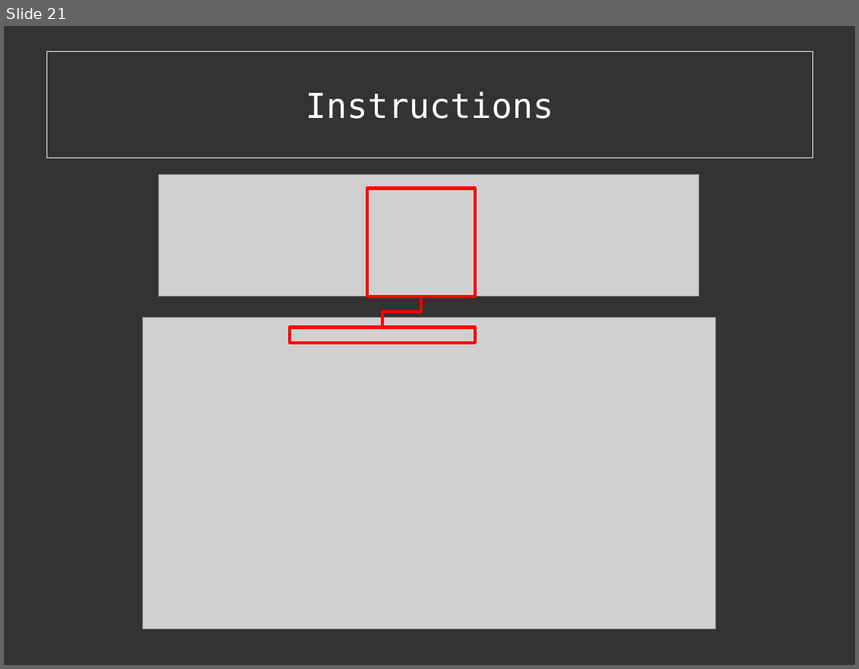
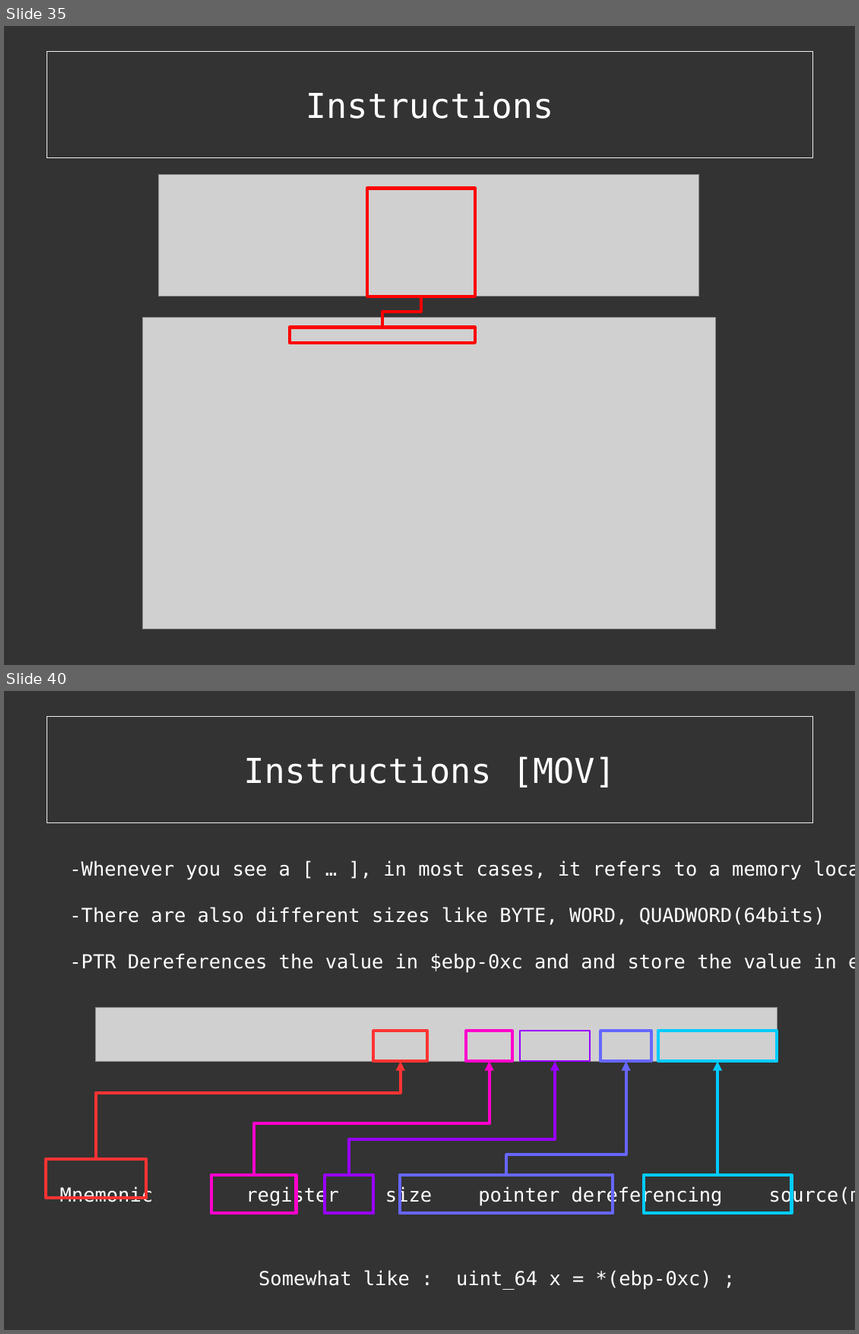
Before and after one commit to cExplr/Reversing_Basics, a slide deck: reversingBasics.odp. Shown one above the other, each under a label of ours: slide 21 before the commit, slides 35 and 40 after it; the slides between them are not shown. The pictures are 859x669 and 859x1334 pixels, drawn with LibreOffice and Linux fonts; fonts in the diff are those of the drawing; grey boxes stand for pictures. Boxes give left, top, right and bottom in pixels: in the first picture for what was removed or moved away, otherwise in the second. Text is boxed around its words. In the diff, an @@ line names an element or a change of style, - is before the commit and + after.

```diff
--- a/reversingBasics.odp
+++ b/reversingBasics.odp
@@ slide 40 added at <box>4,691,855,1330</box>, background #333333 @@
@@ rectangle added at <box>47,717,813,822</box>, fill #333333 at 40% opacity, outline #EEEEEE 0 pt, 32 pt, text #FFFFFF @@
+Instructions [MOV]
@@ text added at <box>69,860,837,973</box>, 18 pt, text #FFFFFF @@
+-Whenever you see a [ … ], in most cases, it refers to a memory location
+-There are also different sizes like BYTE, WORD, QUADWORD(64bits)
+-PTR Dereferences the value in $ebp-0xc and and store the value in edx register
@@ picture added at <box>95,1008,777,1061</box> @@
@@ rectangle added at <box>373,1031,427,1061</box>, outline #FF3333 2.89 pt @@
@@ rectangle added at <box>466,1031,512,1061</box>, outline #FF00CC 2.89 pt @@
@@ rectangle added at <box>520,1031,589,1061</box>, outline #9900FF 1.45 pt @@
@@ rectangle added at <box>601,1031,652,1061</box>, outline #6666FF 2.89 pt @@
@@ rectangle added at <box>658,1031,777,1061</box>, outline #00CCFF 2.89 pt @@
@@ elbow arrow added from (96, 1159) to (400, 1061), #FF3333 2.89 pt @@
@@ elbow arrow added from (253, 1174) to (489, 1061), #FF00CC 2.89 pt @@
@@ elbow arrow added from (349, 1174) to (555, 1061), #9900FF 2.89 pt @@
@@ elbow arrow added from (507, 1174) to (626, 1061), #6666FF 2.89 pt @@
@@ elbow arrow added from (718, 1174) to (718, 1061), #00CCFF 2.89 pt @@
@@ rectangle added at <box>46,1159,146,1198</box>, outline #FF3333 2.89 pt @@
@@ text added at <box>60,1187,855,1206</box>, 18 pt, text #FFFFFF @@
+Mnemonic register size pointer dereferencing source(memory)
@@ rectangle added at <box>211,1174,296,1213</box>, outline #FF00CC 2.89 pt @@
@@ rectangle added at <box>325,1174,373,1213</box>, outline #9900FF 2.89 pt @@
@@ rectangle added at <box>400,1174,614,1213</box>, outline #6666FF 2.89 pt @@
@@ rectangle added at <box>644,1174,792,1213</box>, outline #00CCFF 2.89 pt @@
@@ text added at <box>259,1270,712,1290</box>, 18 pt, text #FFFFFF @@
+Somewhat like : uint_64 x = *(ebp-0xc) ;
@@ what was slide 21 is now slide 35 @@
```
Also in this commit, not shown: 3 slides changed, 34 other slides added, 1 slide removed, 15 other files.
